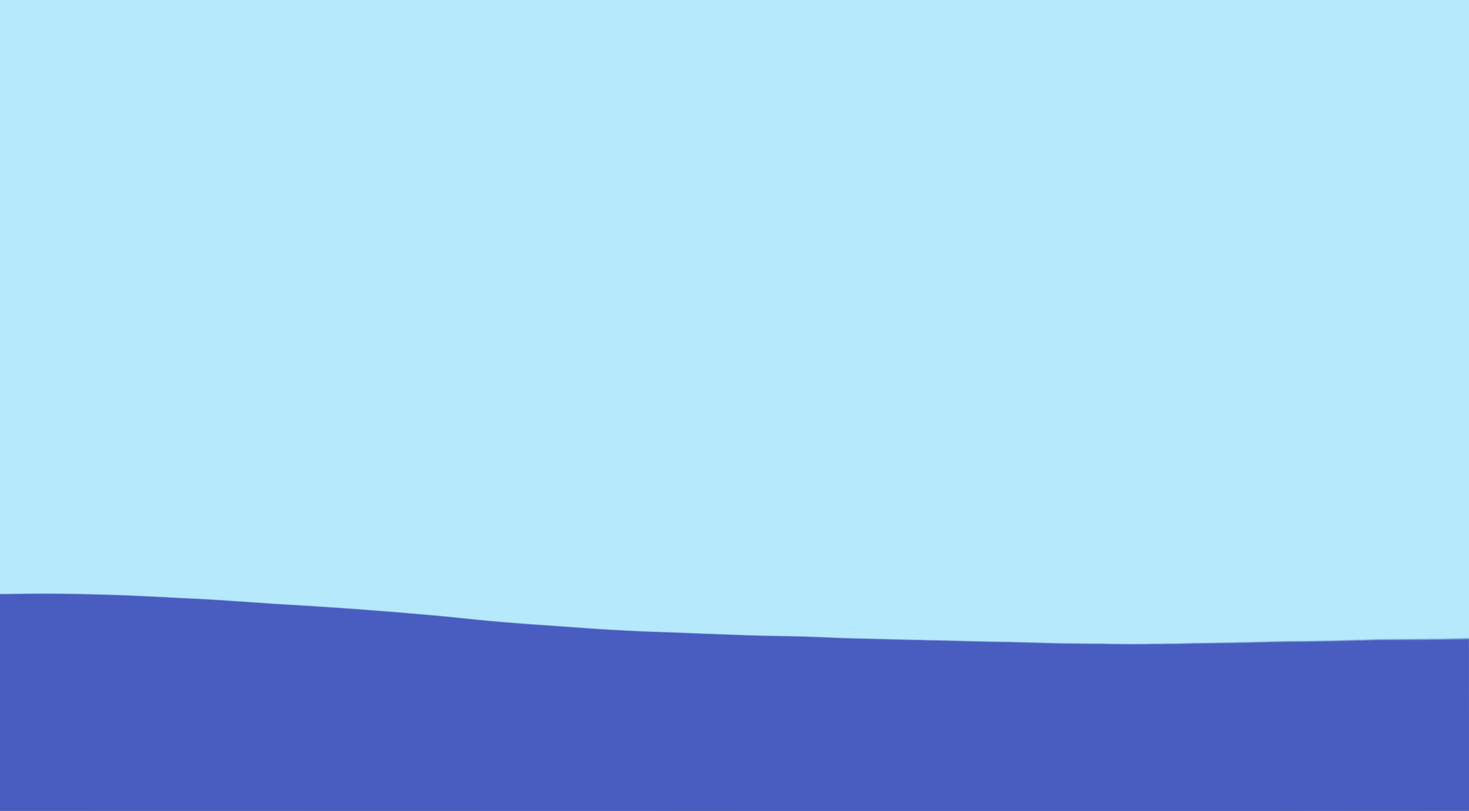
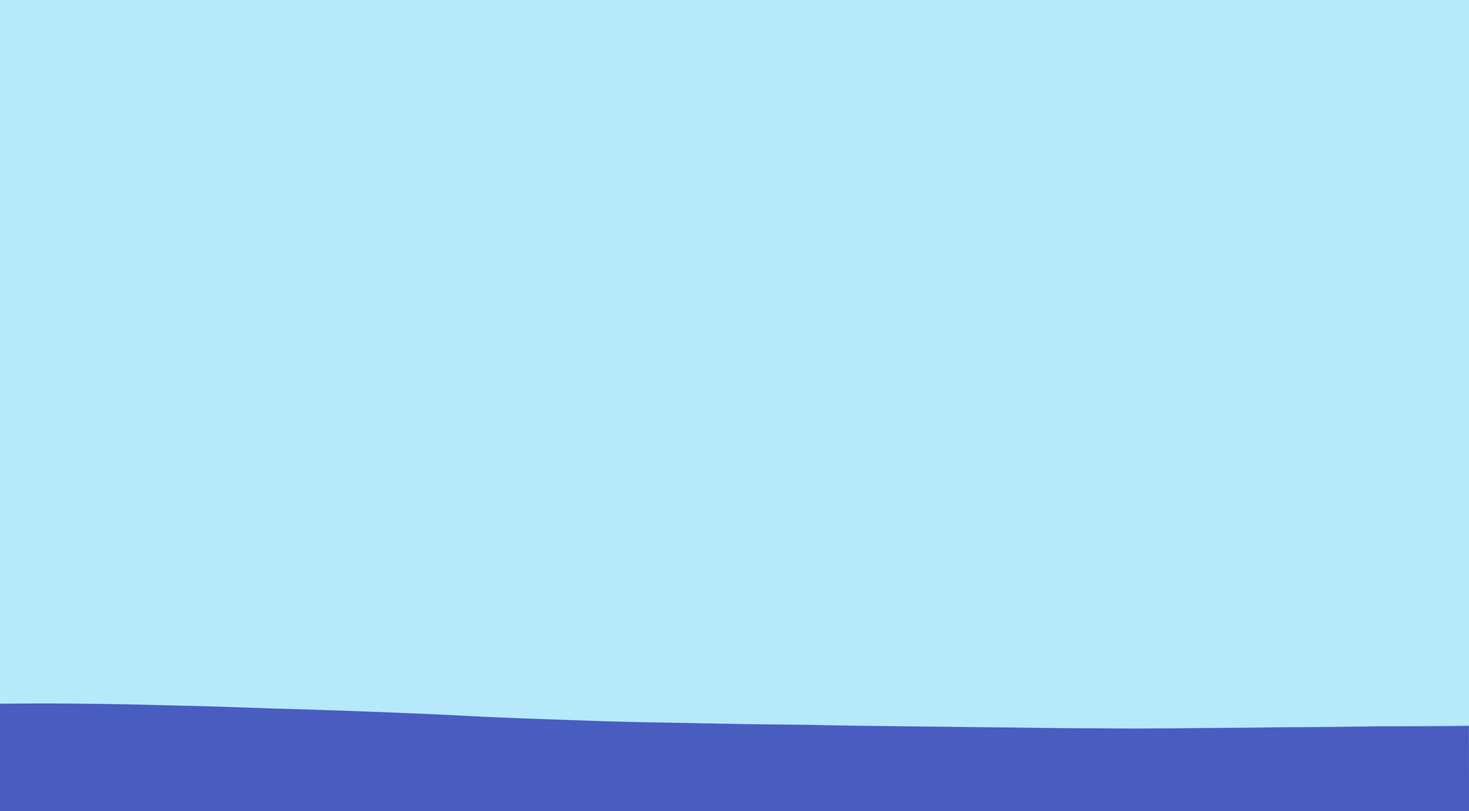
The second (1469, 811) image is a revision of the first. Changes to its layers:
painted on "Layer 5" over [0, 592, 1469, 811]
